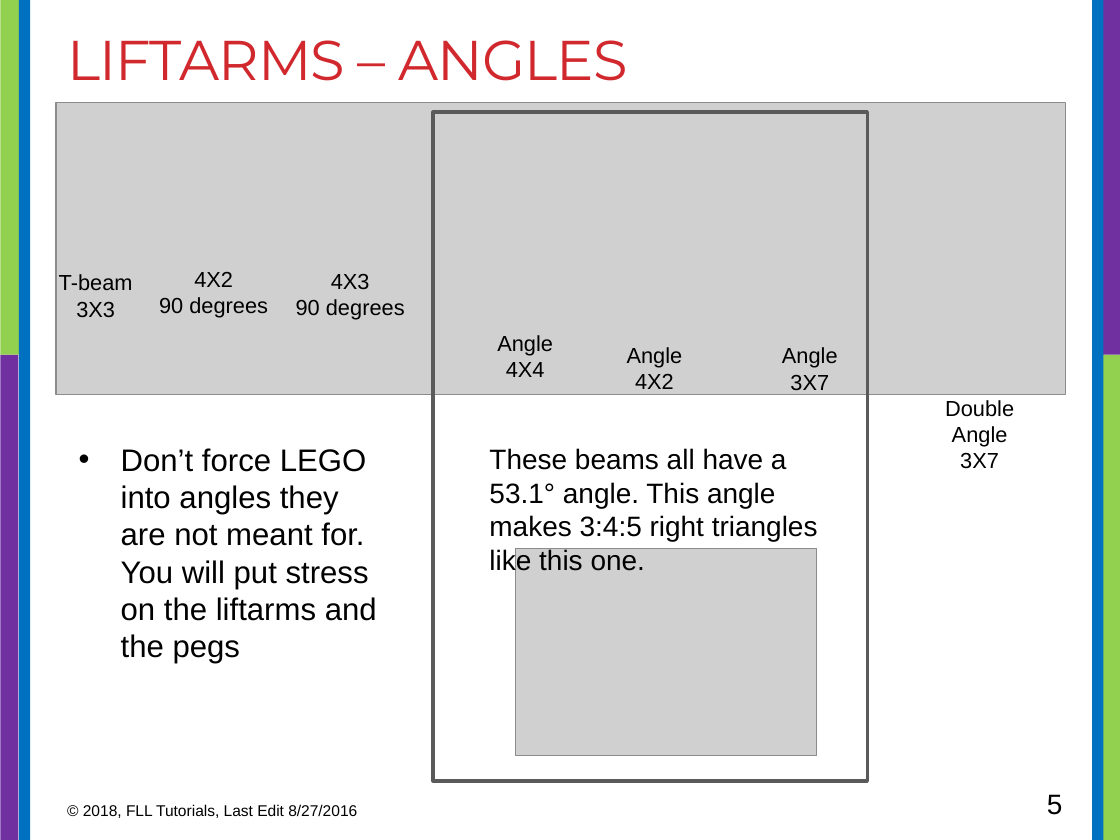
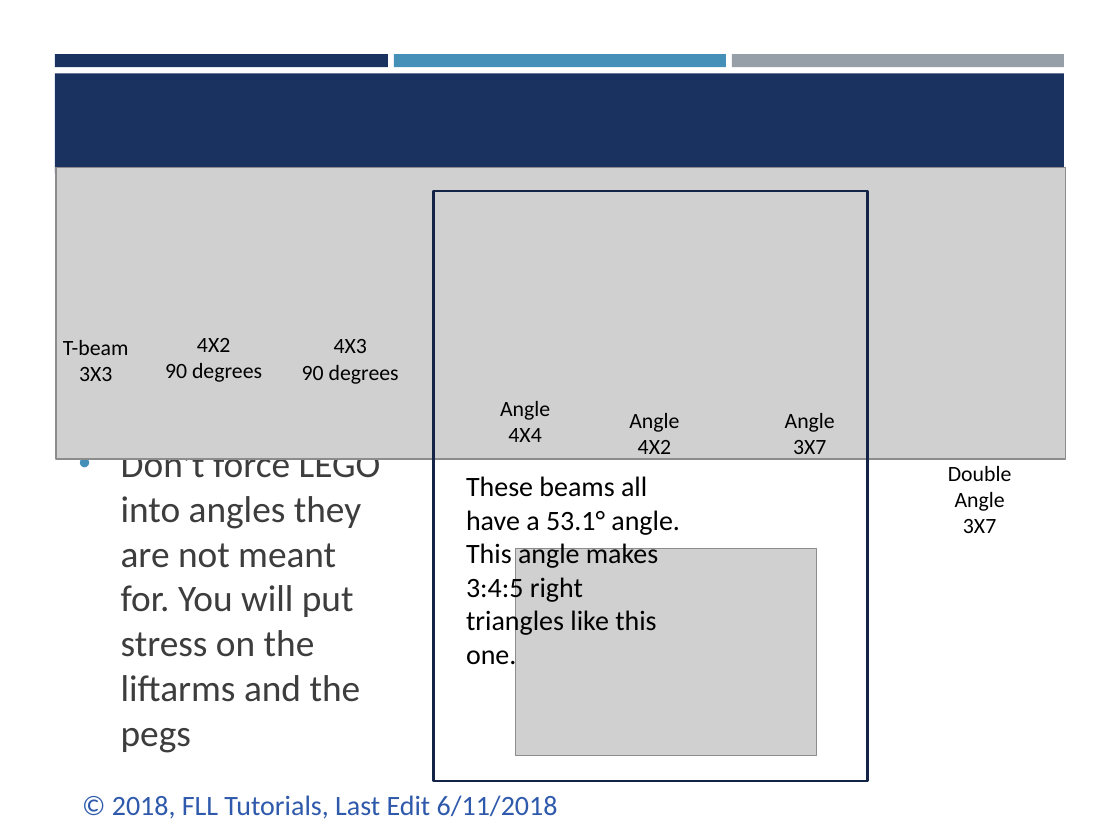
Before and after one commit to ev3lessons/FLL-Tutorials, a slide deck: slide 5 of translations/en-us/RobotGame/TechnicBasics.pptx. Drawn at 1120x840 pixels with LibreOffice and Linux fonts; fonts in the diff are those of the drawing; grey boxes stand for pictures. Boxes give left, top, right and bottom in pixels: in the first picture for what was removed or moved away, otherwise in the second. Text is boxed around its words. In the diff, an @@ line names an element or a change of style, - is before the commit and + after.

```diff
--- a/translations/en-us/RobotGame/TechnicBasics.pptx
+++ b/translations/en-us/RobotGame/TechnicBasics.pptx
@@ rectangle removed at [0, 0, 22, 355] @@
@@ rectangle removed at [19, 0, 30, 840] @@
@@ rectangle removed at [1092, 0, 1103, 840] @@
@@ rectangle removed at [1098, 0, 1120, 355] @@
@@ rectangle added at [55, 54, 388, 67], fill #1A3260 @@
@@ rectangle added at [394, 54, 726, 67], fill #4590B8 @@
@@ rectangle added at [732, 54, 1064, 67], fill #969FA7 @@
@@ rectangle added at [55, 74, 1064, 174], fill #1A3260 @@
@@ title "LIFTARMS – ANGLES": place and size @@
-title "LIFTARMS – ANGLES" at [67, 40, 628, 81]
+title "LIFTARMS – ANGLES" at [82, 166, 437, 219]
@@ title "LIFTARMS – ANGLES" at [82, 166, 437, 219]: size 36 to 28 pt, font Montserrat to Calibri, text colour #D1282E to #FFFFFF, letter spacing -0.6 to 0 pt; vertical alignment top to bottom @@
@@ rectangle: place and size @@
-rectangle at [433, 112, 868, 781]
+rectangle at [433, 192, 868, 782]
@@ rectangle at [433, 192, 868, 782]: outline #5A5A5A 2.25 pt to #132547 1.75 pt @@
@@ rectangle removed at [0, 355, 18, 840] @@
@@ rectangle removed at [1102, 355, 1120, 840] @@
@@ 7 texts, 1 picture: place and size @@
-7 texts, 1 picture at [56, 103, 1066, 469]
+7 texts, 1 picture at [56, 168, 1066, 533]
@@ text "Don’t force LEGO into angles ..." at [121, 458, 381, 753]: size 20 to 24 pt, font Arial to Calibri, text colour #000000 to #3D3D3D @@
@@ font Arial to Calibri in 8 elements at [785, 413, 835, 461], [948, 466, 1012, 533], [165, 338, 262, 382], [63, 340, 129, 381], [302, 339, 399, 384], [500, 401, 550, 442], [629, 413, 679, 461], [466, 476, 680, 637] @@
@@ text "These beams all have a ...": place and size @@
-text "These beams all have a ..." at [489, 448, 818, 575]
+text "These beams all have a ..." at [466, 476, 680, 637]
@@ text at [112, 795, 558, 819]: text changed; size 10 to 18 pt; font Arial to Calibri; text colour #000000 to #2F5AAC @@
-© 2018, FLL Tutorials, Last Edit 8/27/2016
+© 2018, FLL Tutorials, Last Edit 6/11/2018
@@ page number removed at [1047, 794, 1063, 815] @@
-5
```
Also in this commit, not shown: 14 other slides changed, 18 other files.
